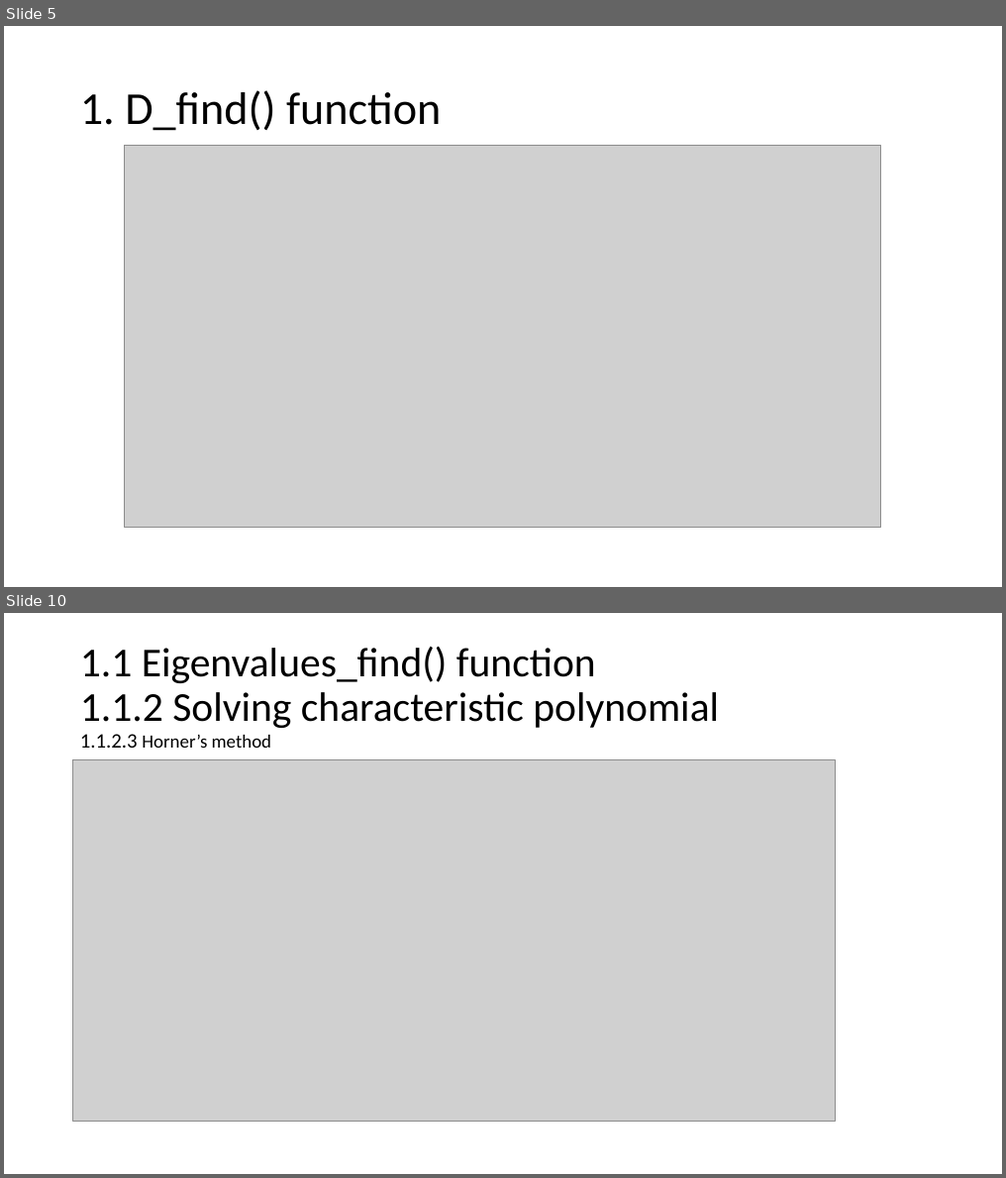
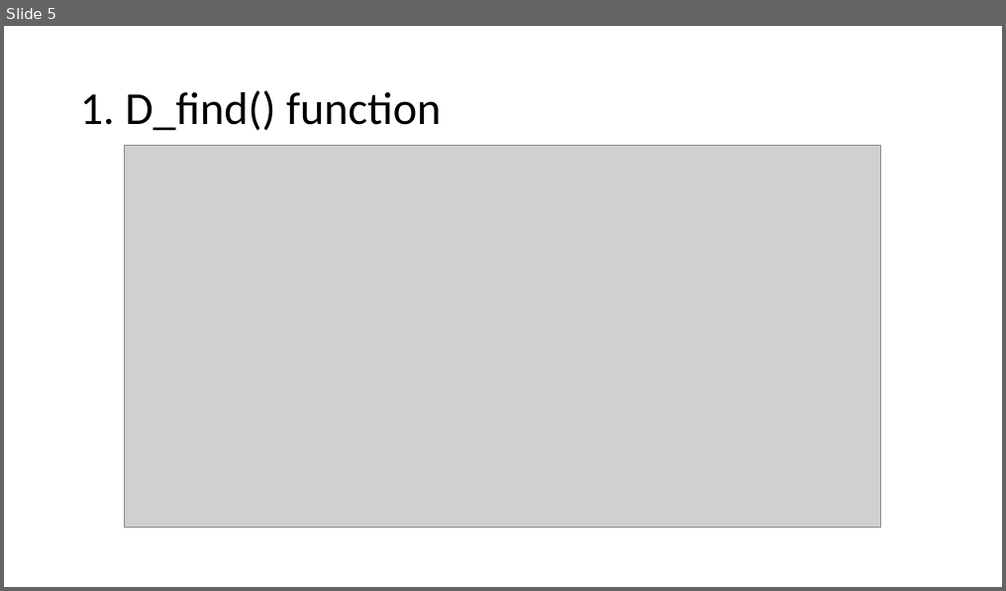
Before and after one commit to netalydana28/Python2, a slide deck: project3/algebra.pptx. Shown one above the other, each under a label of ours: slides 5 and 10 before the commit, slide 5 after it; the slides between them are not shown. The pictures are 1006x1178 and 1006x591 pixels, drawn with LibreOffice and Linux fonts; fonts in the diff are those of the drawing; grey boxes stand for pictures. Boxes give left, top, right and bottom in pixels: in the first picture for what was removed or moved away, otherwise in the second. Text is boxed around its words. In the diff, an @@ line names an element or a change of style, - is before the commit and + after.

```diff
--- a/project3/algebra.pptx
+++ b/project3/algebra.pptx
@@ slide 10 removed at <box>4,613,1002,1174</box>, background #FFFFFF @@
@@ title removed at <box>80,646,719,748</box> @@
-1.1 Eigenvalues_find() function
-1.1.2 Solving characteristic polynomial
-1.1.2.3 Horner’s method
@@ picture removed at <box>73,760,836,1121</box> @@
```
Also in this commit, not shown: 4 slides changed, 13 slides added, 4 other slides removed, 2 other files.
